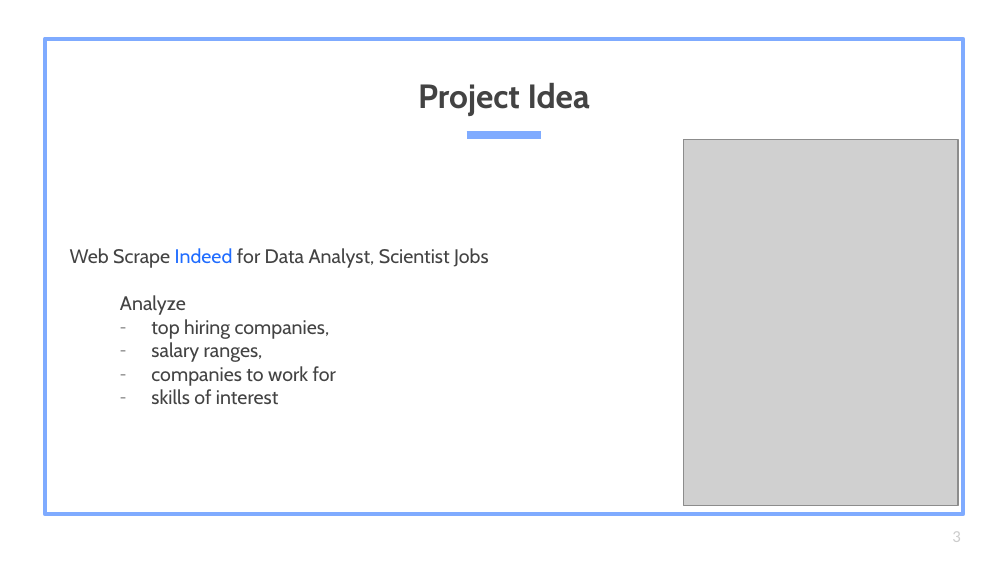
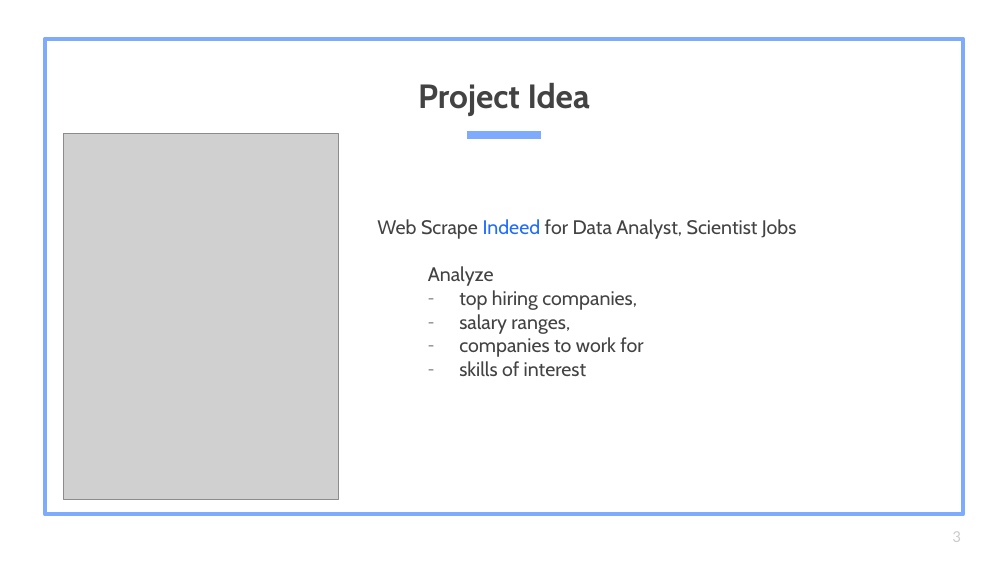
Before and after one commit to Eldiias/data-ft-par-labs, a slide deck: slide 3 of Projects/Week-3/output/WebScrapping Project Presentation.pptx. Drawn at 1008x567 pixels with LibreOffice and Linux fonts; fonts in the diff are those of the drawing; grey boxes stand for pictures. Boxes give left, top, right and bottom in pixels: in the first picture for what was removed or moved away, otherwise in the second. Text is boxed around its words. In the diff, an @@ line names an element or a change of style, - is before the commit and + after.

```diff
--- a/Projects/Week-3/output/WebScrapping Project Presentation.pptx
+++ b/Projects/Week-3/output/WebScrapping Project Presentation.pptx
@@ picture moved from (x1=684, y1=140, x2=958, y2=506) to (x1=64, y1=134, x2=338, y2=499) @@
@@ text "Web Scrape Indeed for Data ..." moved from (x1=70, y1=248, x2=489, y2=404) to (x1=377, y1=219, x2=797, y2=376) @@
```
Also in this commit, not shown: 3 other slides changed, 4 other files.
